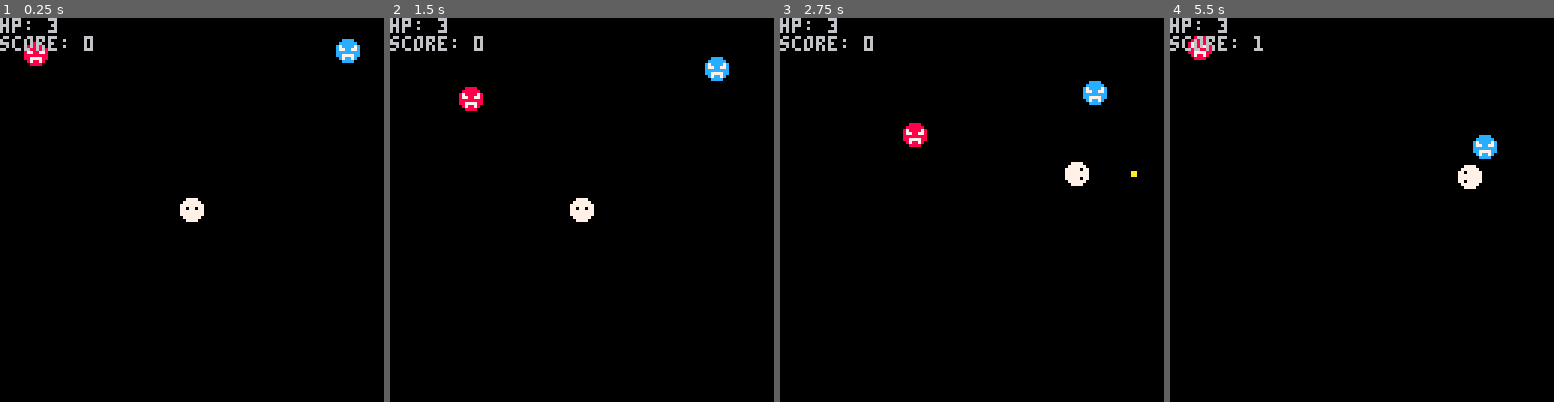
Above: before the commit, frames 1-4 (left to right).
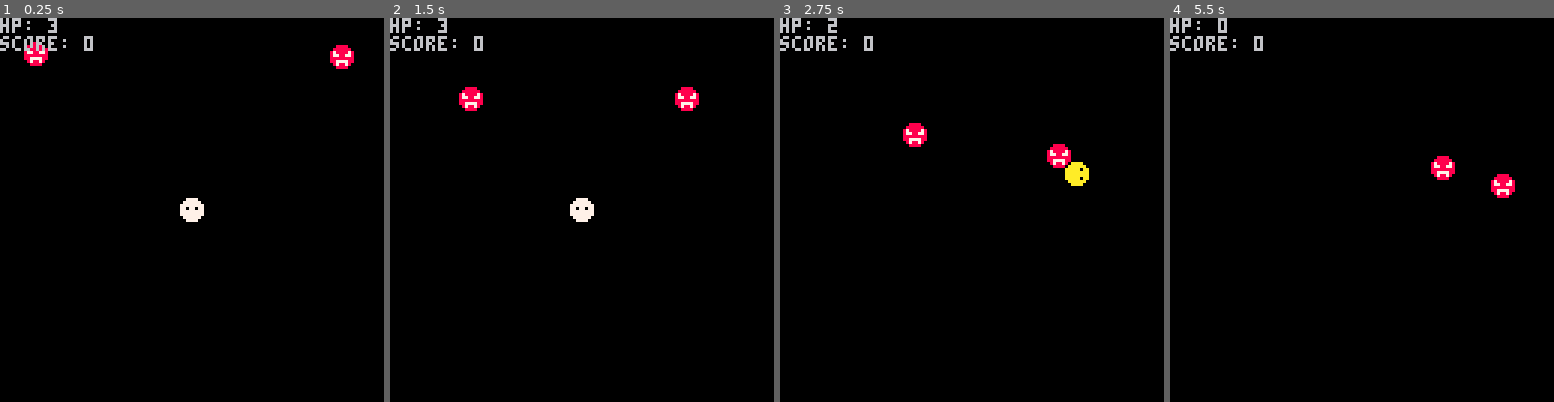
Above: after the commit, the same moments.

Repository: Bakawy/Pico_Games
Game: PICO-8 cartridge shooty_game.p8
Same seed, same stepped clock (60 frames per second), same inputs: the game is played once before the commit and once after it.
Inputs:
- Up to frame 1 (0.25 s): no input
- Up to frame 2 (1.5 s): tap X (X key) at 0.33, 1.07 s; tap O (Z key) at 0.7 s
- Up to frame 3 (2.75 s): hold Right 1.6-2.1 s; tap O (Z key) at 1.7, 2.1, 2.5 s; tap X (X key) at 1.85 s; hold Up 2.15-2.42 s; hold Right from 2.47 s (still down)
- Up to frame 4 (5.5 s): tap O (Z key) every 0.4 s from 2.9 to 5.3 s; tap X (X key) at 2.97, 4.08, 5.2 s; release Right at 3.03 s; hold Left 3.08-3.58 s; hold Down 3.63-3.97 s; hold Right 4.02-4.68 s; hold Up 4.73-5.03 s; hold Left from 5.08 s (still down)

The runs differ from the first frame. In frame 1, 0.4% of the frame differs, in the area x 85-94%, y 5-14%; in frame 2, 0.6%; in frame 3, 1.0%; in frame 4, 1.6%, in the area x 4-90%, y 0-47%.

Commit message:
added shotgun and another enemy

Diff:
--- a/shooty_game.p8
+++ b/shooty_game.p8
@@ -19,11 +19,17 @@
 	shootcooldown=0
 	iframes=0
 	killcount=0
+	weapon=1
 
 	typetable = {
 		{hp=1, speed=0.35},
 		{hp=3, speed=0.15},
 		{hp=1, speed=0.55},
+		{hp=2, speed=0.1},
+	}
+	weapontable = {
+		{speed=2, range=64, shots=1, dmg=1, firerate=0.25},
+		{speed=1.5, range=32, shots=3, dmg=0.5, firerate=0.5},
 	}
 
 	bullets={}
@@ -38,7 +44,7 @@
 	end
 	moveenemies()
 	movebullets()
-	if #enemies<flr(2+killcount/10) then spawnenemy() end
+	if #enemies<flr(2+killcount/15) then spawnenemy() end
 	checkcollisions()
 end
 
@@ -82,7 +88,7 @@
 	if btn(🅾️) then
 		input.o = true
 	end
-	if btn(❎) then
+	if btnp(❎) then
 		input.x = true
 	end
 end
@@ -92,6 +98,11 @@
 	isshoot = input.o
 	shootcooldown -= 1
 	iframes -= 1
+
+	if input.x then
+		weapon = (weapon % #weapontable) + 1
+		sfx(4)
+	end
 
 	if isshoot and facing.x=="n" and facing.y=="n" then facing={x="r",y="n"} end
 
@@ -120,7 +131,12 @@
 function playershoot()
 	local dx = 0
 	local dy = 0
-	local firerate=0.25 --seconds per shot
+
+	local speed=weapontable[weapon].speed
+	local range=weapontable[weapon].range
+	local shots=weapontable[weapon].shots
+	local dmg=weapontable[weapon].dmg
+	local firerate=weapontable[weapon].firerate
 
 	if shootcooldown>0 then return
 	else shootcooldown=firerate*60 end
@@ -130,25 +146,43 @@
 	if facing.y=="u" then dy=1
 	elseif facing.y=="d" then dy=-1 end
 
-	shoot(x, y, atan2(dx, dy))
-end
--->8
-function shoot(x, y, dir)
+	if shots == 1 then
+		shoot(x, y, atan2(dx, dy), range, speed, dmg)
+	else
+		local dir = atan2(dx, dy)
+		local spread = 0.1
+
+		for i = 0, shots - 1 do
+			local offset = -spread / 2 + (i / (shots - 1)) * spread
+			shoot(x, y, dir + offset, range, speed, dmg)
+		end
+	end
+end
+-->8
+function shoot(x, y, dir, range, speed, dmg)
 	sfx(0)
 	add(bullets, {
 		x=x,
 		y=y,
+		startx=x,
+		starty=y,
 		dir=dir,
+		range=range*range,
+		speed=speed,
+		dmg=dmg,
 	})
 end
 
 function movebullets()
-	local speed = 2
 	for b in all(bullets) do
-		b.x += speed * cos(b.dir)
-		b.y -= speed * sin(b.dir)
-
-		if b.x>128 or b.x<0 or b.y>128 or b.y<0 then
+		b.x += b.speed * cos(b.dir)
+		b.y -= b.speed * sin(b.dir)
+
+		local dx = b.x - b.startx
+		local dy = b.y - b.starty
+		local dist_sq = dx*dx + dy*dy
+
+		if dist_sq > b.range then
 			del(bullets, b)
 		end
 	end
@@ -158,11 +192,9 @@
 	local weights = {}
 	local max_type = #typetable
 
-	for i=1,max_type do
-		local base = (max_type - i) * 10
-
-		local scaling = flr(killcount / 10) * i
-
+	for i = 1, max_type do
+		local base = (max_type - i + 1)^2 * 20
+		local scaling = flr(sqrt(killcount)) * (i - 1)^1.2
 		weights[i] = base + scaling
 	end
 
@@ -180,13 +212,15 @@
 end
 
 
-function spawnenemy()
-	local type = pickenemytype()
+
+
+function spawnenemy(t, x, y)
+	local type = t and t or pickenemytype()
 	local data = typetable[type]
 
 	local enemy = {
-		x = rnd({10, 118}),
-		y = rnd({10, 118}),
+		x = x and x or rnd({10, 118}),
+		y = y and y or rnd({10, 118}),
 		type = type
 	}
 
@@ -230,13 +264,17 @@
 	for b in all(bullets) do
 		for e in all(enemies) do
 			if collide({x=b.x,y=b.y,w=2,h=2}, {x=e.x,y=e.y,w=8,h=8}) then
+				e.hp -= b.speed
+				sfx(3)
 				del(bullets, b)
-				e.hp -= 1
-				sfx(3)
 				if e.hp <= 0 then
 					killcount += 1
 					sfx(2)
 					del(enemies, e)
+					if e.type == 4 then
+						spawnenemy(1, e.x-5, e.y)
+						spawnenemy(1, e.x+5, e.y)
+					end
 				end
 				break
 			end
@@ -288,6 +326,7 @@
 		{},
 		{[8]=12},
 		{[8]=10},
+		{[8]=15},
 	}
 	for e in all(enemies) do
 		pal(colortable[e.type])
Not shown, changed: the sound effects (__sfx__) section of shooty_game.p8
